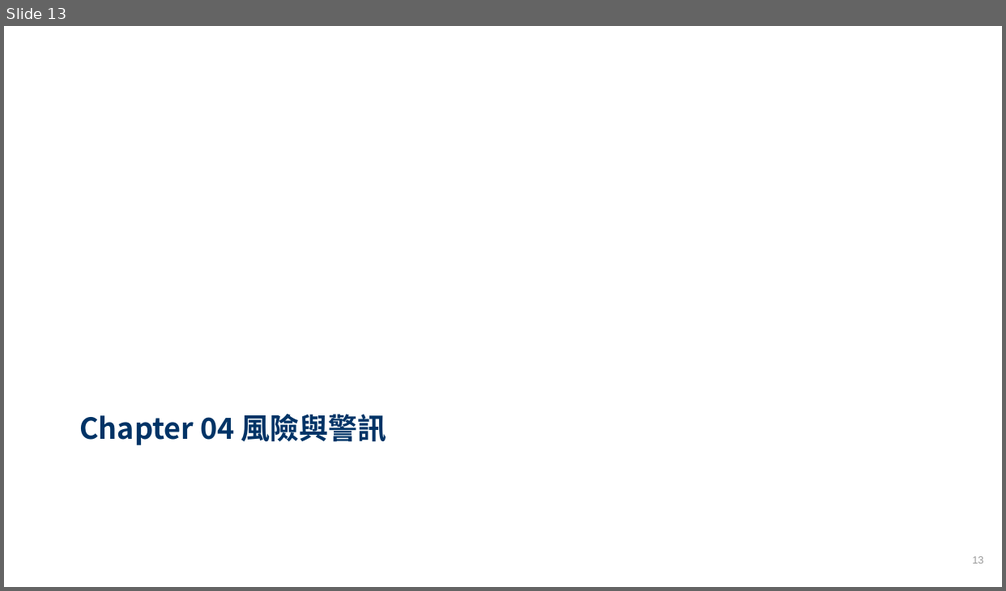
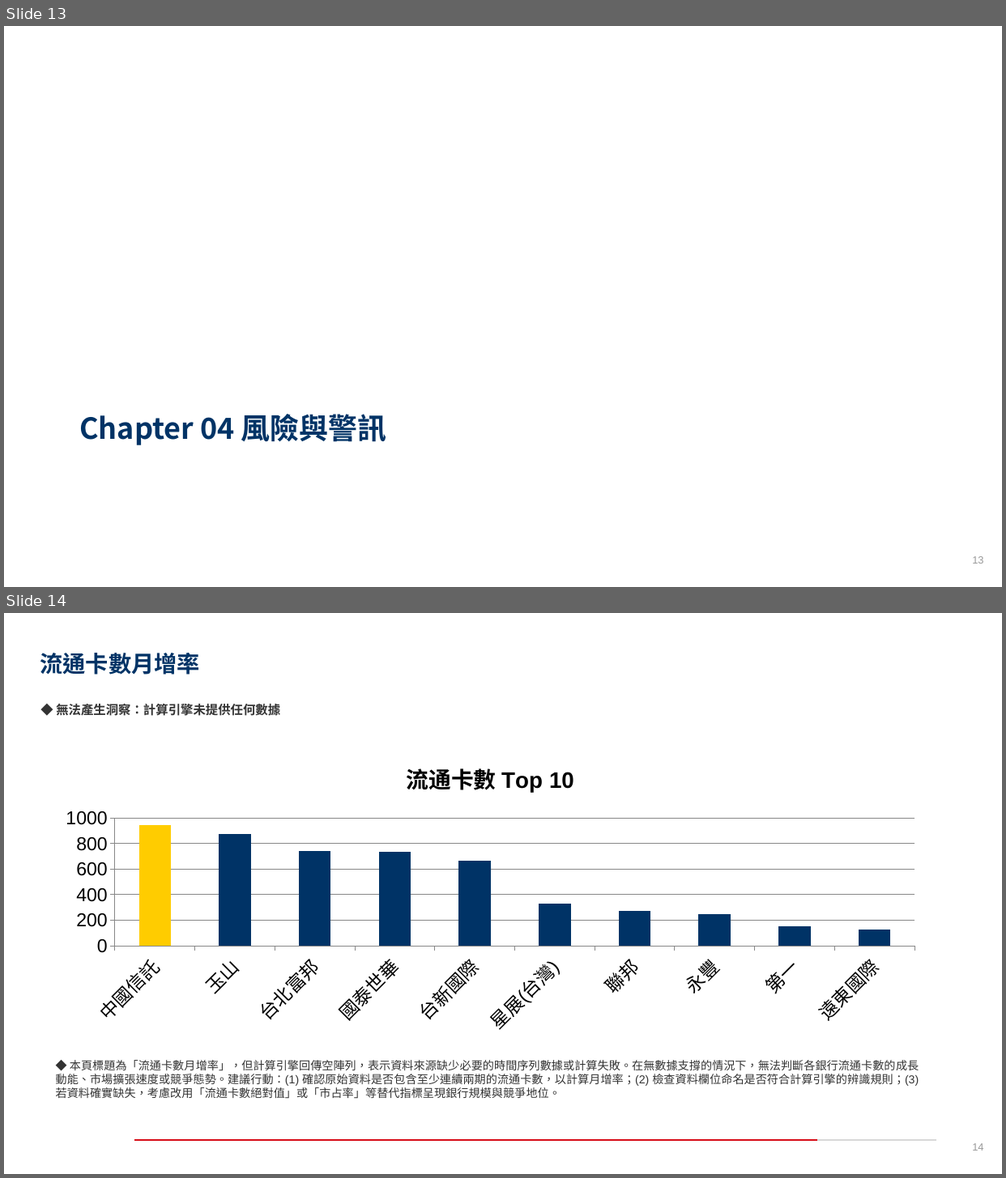
Before and after one commit to stoy95536/2026_AWS_Contest, a slide deck: outputs/final_presentation.pptx. Shown one above the other, each under a label of ours: slide 13 before the commit, slides 13 and 14 after it. The pictures are 1006x591 and 1006x1178 pixels, drawn with LibreOffice and Linux fonts; fonts in the diff are those of the drawing; background and template pictures are left out. Boxes give left, top, right and bottom in pixels: in the first picture for what was removed or moved away, otherwise in the second. Text is boxed around its words. In the diff, an @@ line names an element or a change of style, - is before the commit and + after.

```diff
--- a/outputs/final_presentation.pptx
+++ b/outputs/final_presentation.pptx
@@ slide 14 added at [4,613,1002,1174], background #FFFFFF @@
@@ title added at [40,653,200,675], 22 pt, text #003366, bold @@
+流通卡數月增率
@@ text added at [56,704,280,716], 12 pt, text #333333, bold @@
+◆ 無法產生洞察：計算引擎未提供任何數據
@@ column chart added at [49,746,932,1041] @@
+title "流通卡數 Top 10"
+categories: 中國信託, 玉山, 台北富邦, 國泰世華, 台新國際, 星展(台灣), 聯邦, 永豐, 第一, 遠東國際
+Series 1: 950, 870, 740, 730, 660, 330, 270, 250, 150, 130
@@ text added at [56,1060,918,1099], 11 pt, text #333333 @@
+◆ 本頁標題為「流通卡數月增率」，但計算引擎回傳空陣列，表示資料來源缺少必要的時間序列數據或計算失敗。在無數據支撐的情況下，無法判斷各銀行流通卡數的成長動能、市場擴張速度或競爭態勢。建議行動：(1) 確認原始資料是否包含至少連續兩期的流通卡數，以計算月增率；(2) 檢查資料欄位命名是否符合計算引擎的辨識規則；(3) 若資料確實缺失，考慮改用「流通卡數絕對值」或「市占率」等替代指標呈現銀行規模與競爭地位。
@@ line added from (135, 1141) to (818, 1141), #D70C18 1.5 pt @@
@@ line added from (936, 1141) to (818, 1141), #D8D8D8 1.5 pt @@
@@ text added at [972,1144,983,1151], 10 pt, text #999999 @@
+14
```
Also in this commit, not shown: 8 slides changed, 1 other slide added, 2 slides removed, 9 other files.
